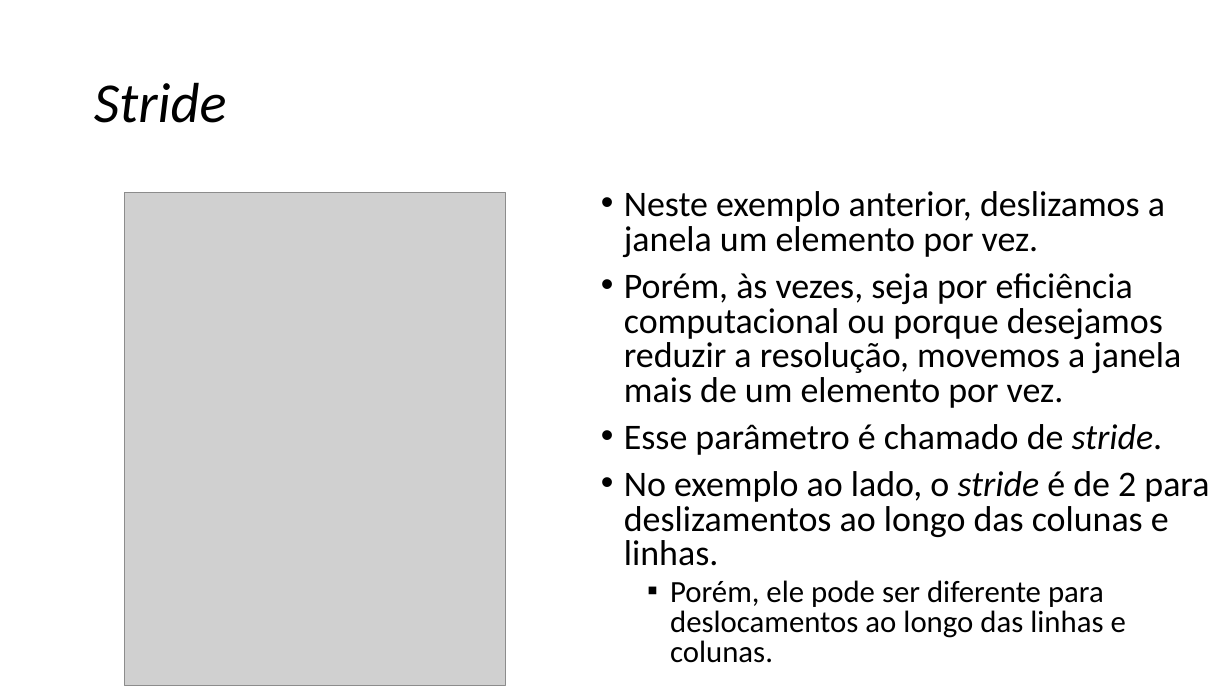
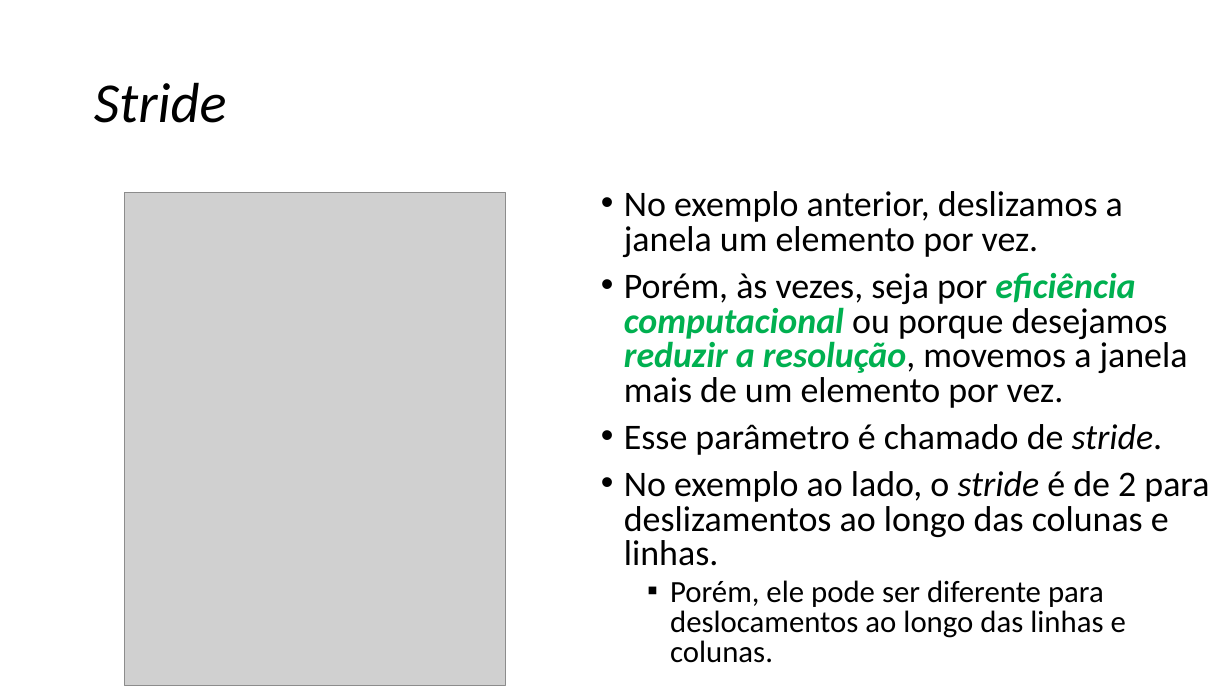
Before and after one commit to zz4fap/tp557-iot-ml, a slide deck: slide 25 of slides/TP557_12_Introduzindo_convoluções.pptx. Drawn at 1232x693 pixels with LibreOffice and Linux fonts; fonts in the diff are those of the drawing; grey boxes stand for pictures. Boxes give left, top, right and bottom in pixels: in the first picture for what was removed or moved away, otherwise in the second. Text is boxed around its words. In the diff, an @@ line names an element or a change of style, - is before the commit and + after.

```diff
--- a/slides/TP557_12_Introduzindo_convoluções.pptx
+++ b/slides/TP557_12_Introduzindo_convoluções.pptx
@@ text at (x1=624, y1=191, x2=1123, y2=257): text changed @@
-• Neste exemplo anterior, deslizamos a janela um elemento por vez.
+• No exemplo anterior, deslizamos a janela um elemento por vez.
@@ text at (x1=624, y1=272, x2=1188, y2=408): text colour #000000 to #00B050, bold on, italic on in "eficiência computacional reduzir a resolução," @@
```
Also in this commit, not shown: 11 other slides changed, 1 other file.
